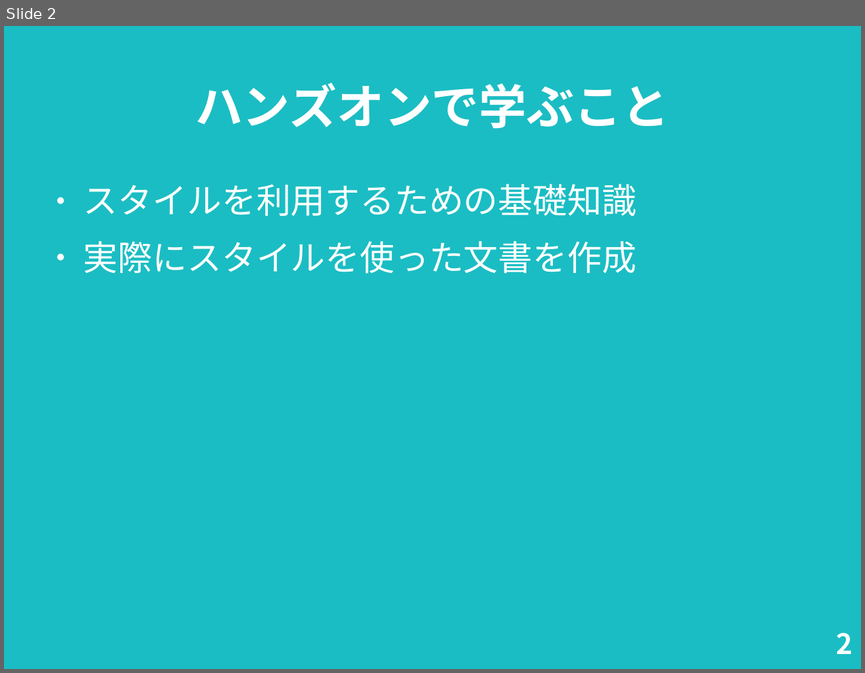
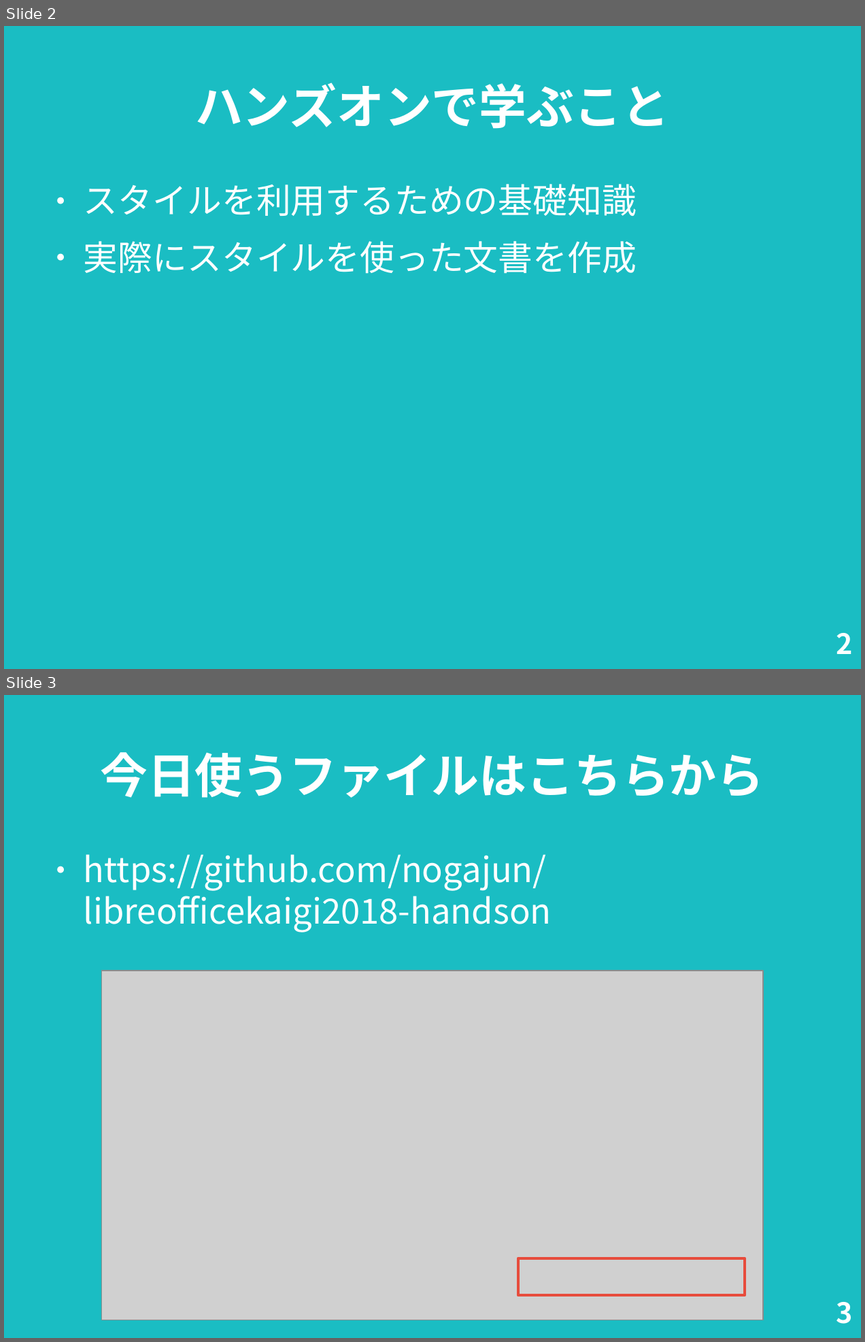
Before and after one commit to nogajun/libreofficekaigi2018-handson, a slide deck: docs/20180512-writer_handson_slide.odp. Shown one above the other, each under a label of ours: slide 2 before the commit, slides 2 and 3 after it. The pictures are 865x673 and 865x1342 pixels, drawn with LibreOffice and Linux fonts; fonts in the diff are those of the drawing; grey boxes stand for pictures. Boxes give left, top, right and bottom in pixels: in the first picture for what was removed or moved away, otherwise in the second. Text is boxed around its words. In the diff, an @@ line names an element or a change of style, - is before the commit and + after.

```diff
--- a/docs/20180512-writer_handson_slide.odp
+++ b/docs/20180512-writer_handson_slide.odp
@@ slide 3 added at bbox=[4, 695, 861, 1338], background #1ABDC3 @@
@@ title added at bbox=[100, 752, 764, 798], 44 pt, text #FFFFFF, bold @@
+今日使うファイルはこちらから
@@ text added at bbox=[84, 854, 551, 932], 32 pt, text #FFFFFF @@
+● https://github.com/nogajun/libreofficekaigi2018-handson
@@ picture added at bbox=[102, 970, 764, 1319] @@
@@ rectangle added at bbox=[518, 1258, 744, 1295], outline #E74C3C 2.83 pt @@
@@ page number added at bbox=[836, 1302, 852, 1323], 26 pt, text #FFFFFF, bold @@
+3
```
Also in this commit, not shown: 1 slide changed, 3 other files.
